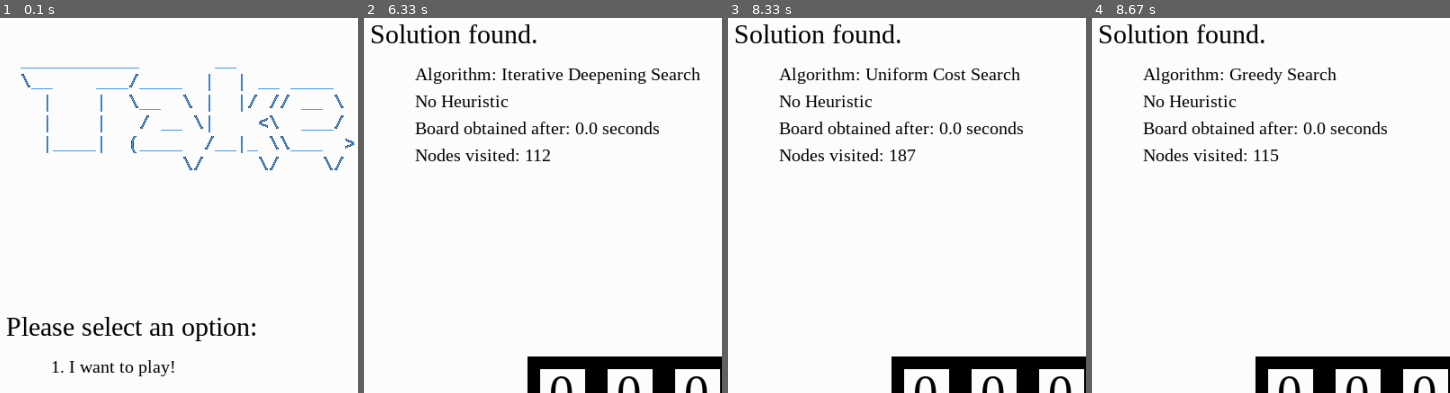
Above: before the commit, frames 1-4 (left to right).
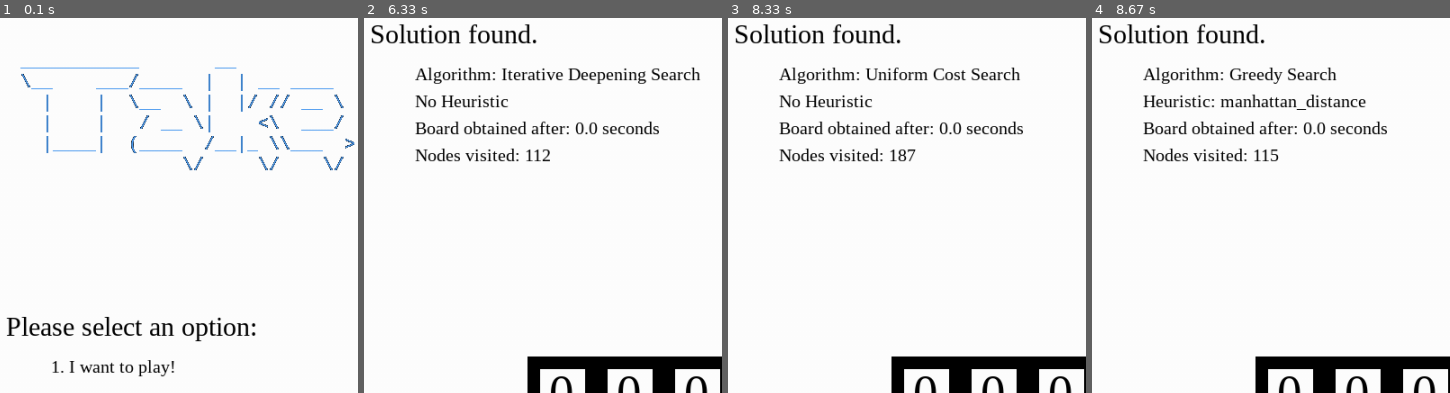
Above: after the commit, the same moments.

Repository: 1Krypt0/FEUP-IA-PROJ1
Game: pygame game, started from src/main.py
Same seed, same stepped clock (60 frames per second), same inputs: the game is played once before the commit and once after it.
Inputs:
- Up to frame 1 (0.1 s): type "1 (at the terminal prompt)" at 0 s
- Up to frame 2 (6.33 s): tap 3 at 0.33 s
- Up to frame 3 (8.33 s): no input
- Up to frame 4 (8.67 s): no input
The pictures show only the part of the screen within x 0-50%, y 0-50%; the shares and areas given below are measured in that part.

Frames 1-3 are identical in both runs. In frame 4, 1.1% of the frame differs, in the area x 14-77%, y 20-25%.

Commit message:
fix: test prints

Diff:
--- a/src/state.py
+++ b/src/state.py
@@ -575,7 +575,7 @@
     if show:
         print("Took", duration, "seconds and visited", node_count, "nodes")
         if pygame_game:
-            draw_final(window, path[-1].board, duration, node_count, algo)
+            draw_final(window, path[-1].board, duration, node_count, algo, heuristic)
         else:
             print(path[-1].board)
     return path
@@ -598,12 +598,13 @@
         Returns:
             path (list): the path from the starting state to the final state
     """
+
     path = []
     if state:
         if show:
             print("Took", duration, "seconds and visited", node_count, "nodes")
             if pygame_game:
-                draw_final(window, state.board, duration, node_count, algo)
+                draw_final(window, state.board, duration, node_count, algo, heuristic)
             else:
                 print(state.board)
         while state:
